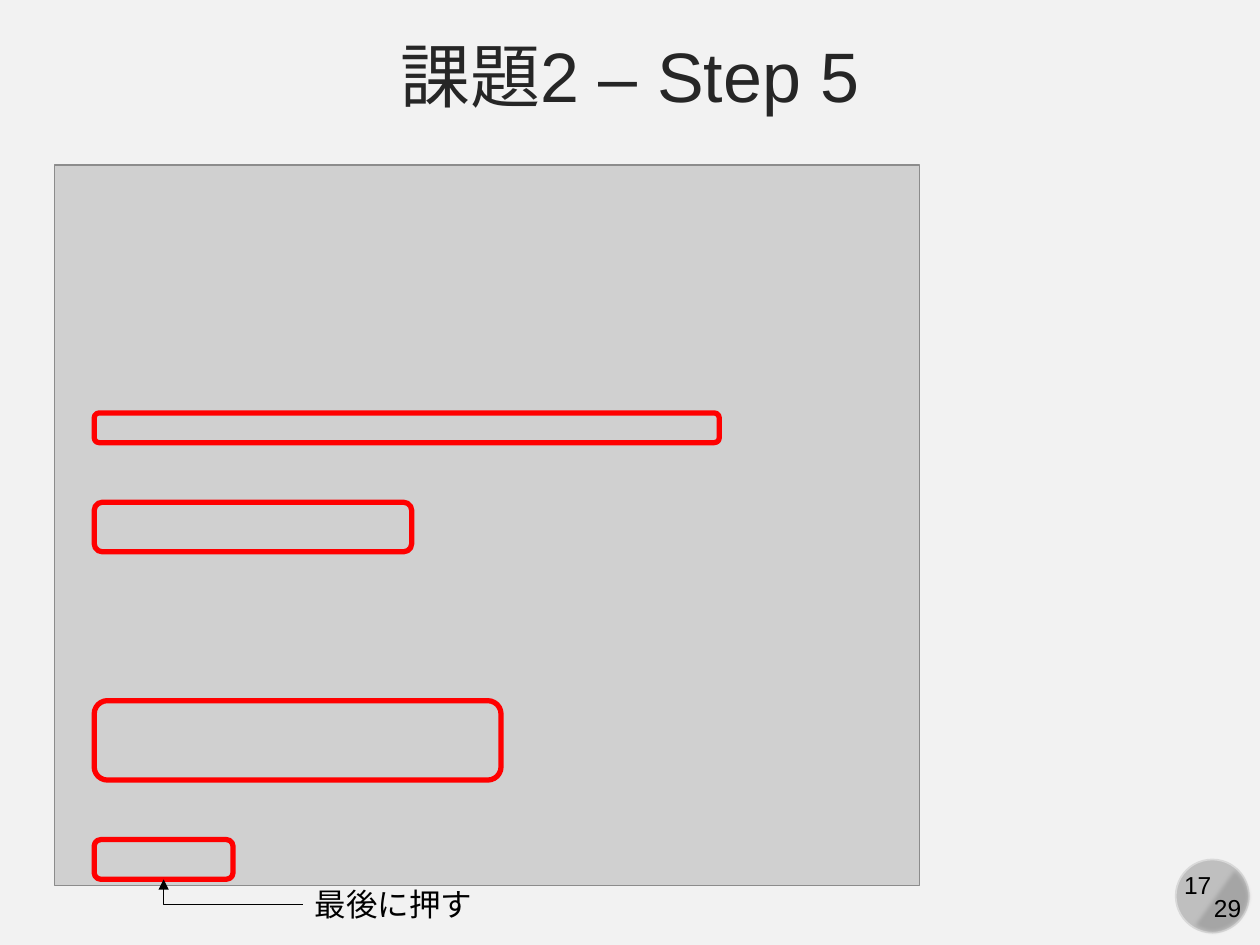
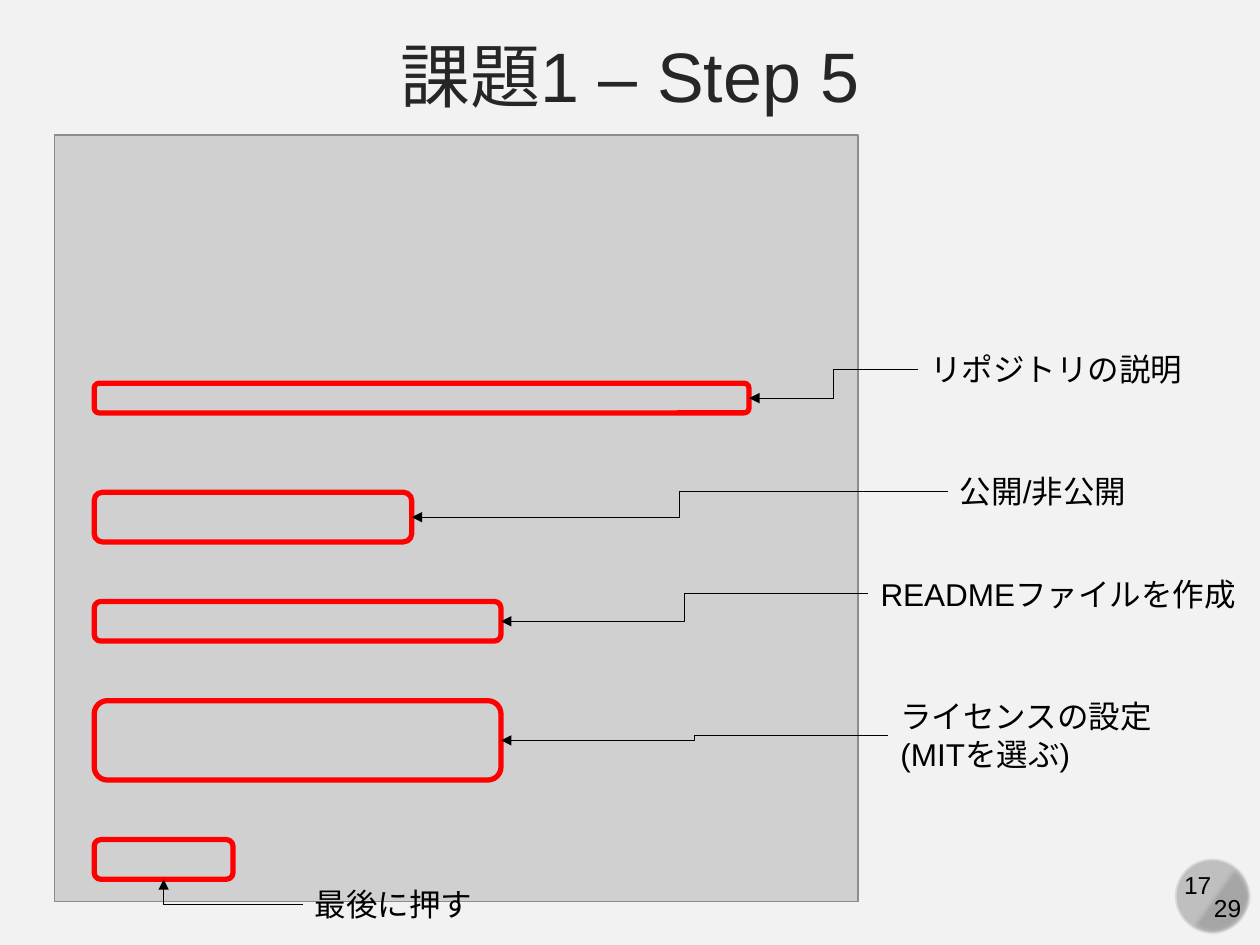
Before and after one commit to kaityo256/github, a slide deck: slide 17 of practice_github/fig/github_ex03.pptx. Drawn at 1260x945 pixels with LibreOffice and Linux fonts; fonts in the diff are those of the drawing; grey boxes stand for pictures. Boxes give left, top, right and bottom in pixels: in the first picture for what was removed or moved away, otherwise in the second. Text is boxed around its words. In the diff, an @@ line names an element or a change of style, - is before the commit and + after.

```diff
--- a/practice_github/fig/github_ex03.pptx
+++ b/practice_github/fig/github_ex03.pptx
@@ text at (401, 45, 859, 115): text changed @@
-課題2 – Step 5
+課題1 – Step 5
@@ picture: place and size @@
-picture at (54, 165, 920, 886)
+picture at (54, 135, 858, 901)
@@ text added at (930, 354, 1182, 384), 18 pt, text #000000 @@
+リポジトリの説明
@@ rounded rectangle: place and size @@
-rounded rectangle at (94, 413, 719, 444)
+rounded rectangle at (94, 383, 750, 413)
@@ elbow arrow added from (917, 369) to (748, 398), #000000 0.5 pt @@
@@ text added at (960, 476, 1126, 506), 18 pt, text #000000 @@
+公開/非公開
@@ rounded rectangle: place and size @@
-rounded rectangle at (94, 503, 412, 552)
+rounded rectangle at (94, 493, 412, 542)
@@ elbow arrow added from (948, 491) to (412, 517), #000000 0.5 pt @@
@@ elbow arrow added from (868, 593) to (501, 621), #000000 0.5 pt @@
@@ text added at (881, 581, 1236, 609), 18 pt, text #000000 @@
+READMEファイルを作成
@@ rounded rectangle added at (94, 601, 501, 640), outline #FF0000 3 pt @@
@@ text added at (900, 701, 1151, 772), 18 pt, text #000000 @@
+ライセンスの設定
+(MITを選ぶ)
@@ elbow arrow added from (888, 736) to (501, 741), #000000 0.5 pt @@
```
Also in this commit, not shown: 6 other slides changed, 5 slides added, 1 other file.
